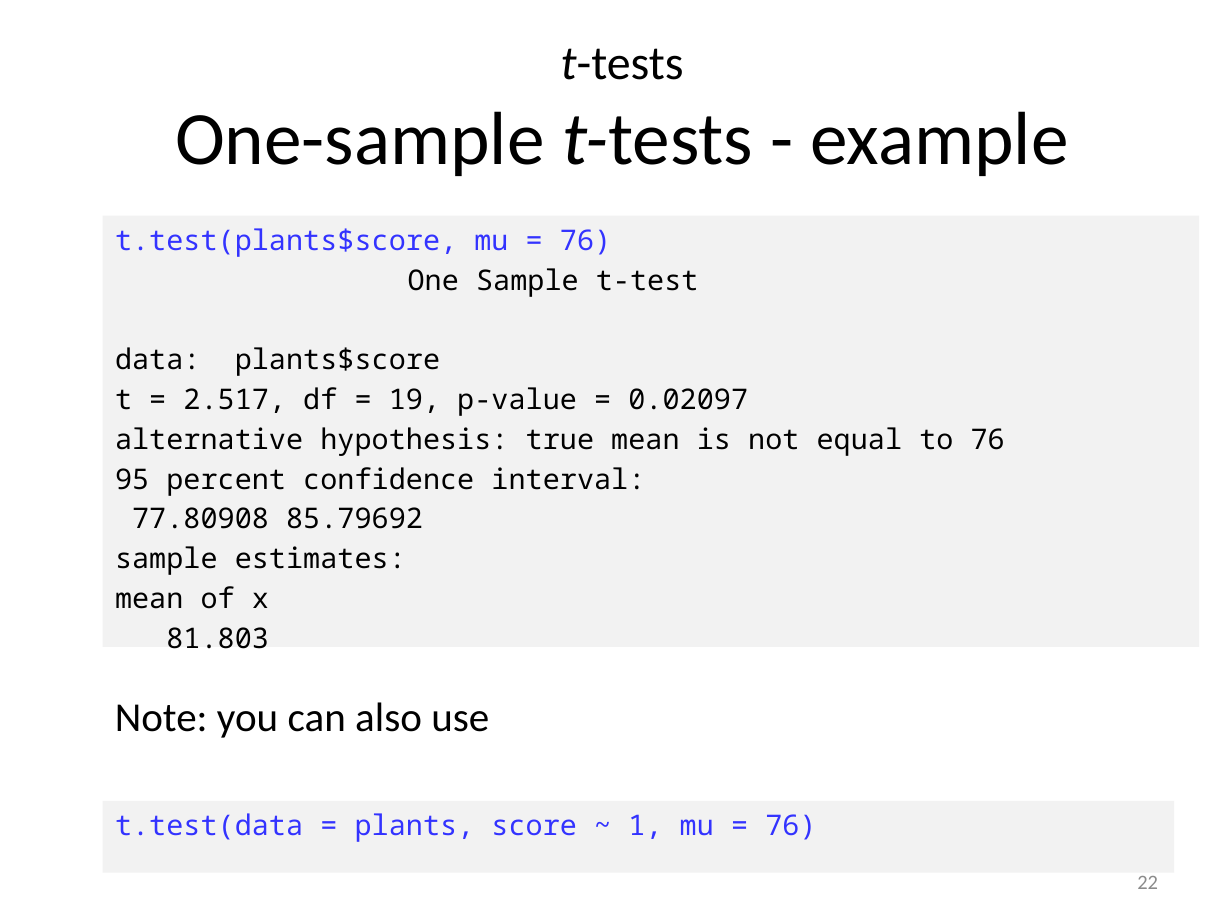
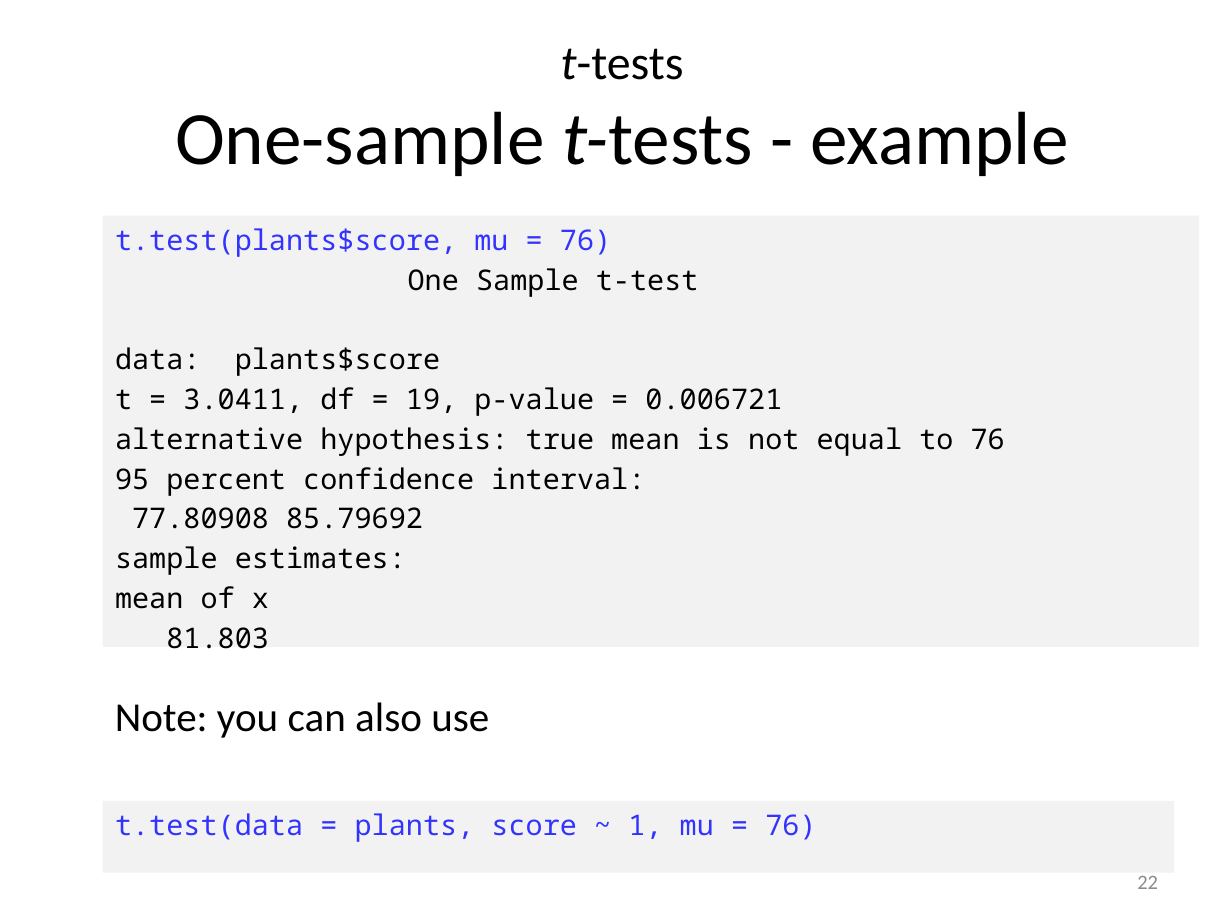
Before and after one commit to 3mmaRand/BIO00017C-Data-Analysis-in-R-2020, a slide deck: slide 22 of slides/04-one-sample-tests.pptx. Drawn at 1232x924 pixels with LibreOffice and Linux fonts; fonts in the diff are those of the drawing. Boxes give left, top, right and bottom in pixels: in the first picture for what was removed or moved away, otherwise in the second. Text is boxed around its words. In the diff, an @@ line names an element or a change of style, - is before the commit and + after.

Commit message:
correction to t value in one sample t on slides

```diff
--- a/slides/04-one-sample-tests.pptx
+++ b/slides/04-one-sample-tests.pptx
@@ text at (115,387,782,416): text changed @@
-t = 2.517, df = 19, p-value = 0.02097
+t = 3.0411, df = 19, p-value = 0.006721
```
Also in this commit, not shown: 1 other slide changed, 1 other file.
